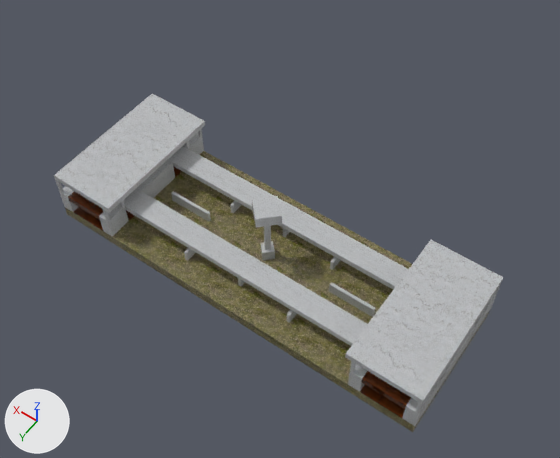
The glTF model assets/scene/map/Plopmap.gltf: old version first, new version second.
Both versions are drawn from a 50 mm camera at (-89.8, 118.8, 203.7) aimed at (-5.4, 0.7, 18.1). Every picture has the same lights, and +X, +Y and +Z are marked at lower left. Where no turn or scale is listed for an object, it has been applied to the vertices.

The scene before the commit, as lines of its bpy script (objects in view):
```python
ob_box = bpy.data.objects.new('Box', me_mesh_58)
ob_box.location = (0.0, 0.0, 2.0)
ob_box1 = bpy.data.objects.new('Box1', me_mesh_56)
ob_box1.location = (0.0, 0.0, 12.0)
ob_box2 = bpy.data.objects.new('Box2', me_mesh_57)
ob_box2.location = (0.0, 0.0, 22.0)
ob_ground = bpy.data.objects.new('Ground', me_mesh_0)
ob_ground.location = (0.0, 0.0, -2.0)
ob_obstacle1 = bpy.data.objects.new('Obstacle1', me_mesh_65)
ob_obstacle1.parent = ob_obstacles
ob_obstacle1.location = (0.0, -12.0, 0.0)
ob_obstacle1.scale = (1.0, 6.0, 4.0)
ob_obstacle4 = bpy.data.objects.new('Obstacle4', me_mesh_61)
ob_obstacle4.parent = ob_obstacles
ob_obstacle4.location = (20.0, -12.0, 0.0)
ob_obstacle4.scale = (1.0, 10.0, 4.0)
ob_zone1 = bpy.data.objects.new('Zone1', me_mesh_69)
ob_zone1.parent = ob_zone
ob_zone1.location = (0.0, -24.5, 0.0)
ob_zone1.scale = (136.0, 1.0, 50.0)
ob_zone2 = bpy.data.objects.new('Zone2', me_mesh_67)
ob_zone2.parent = ob_zone
ob_zone2.location = (0.0, 24.5, 0.0)
ob_zone2.scale = (136.0, 1.0, 50.0)
ob_zone3 = bpy.data.objects.new('Zone3', me_mesh_68)
ob_zone3.parent = ob_zone
ob_zone3.location = (-68.5, 0.0, 0.0)
ob_zone3.rotation_euler = (0.0, 0.0, 1.571)  # degrees (0, 0, 90)
ob_zone3.scale = (50.0, 1.0, 50.0)
# also in view: 'Ceil' at (56.0, 0.0, 15.0); 'Ceil1' at (-56.0, 0.0, 15.0); 'Passerelle1' at (0.0, -12.0, 7.0); 'Zone4' at (68.5, 0.0, 21.0)
```
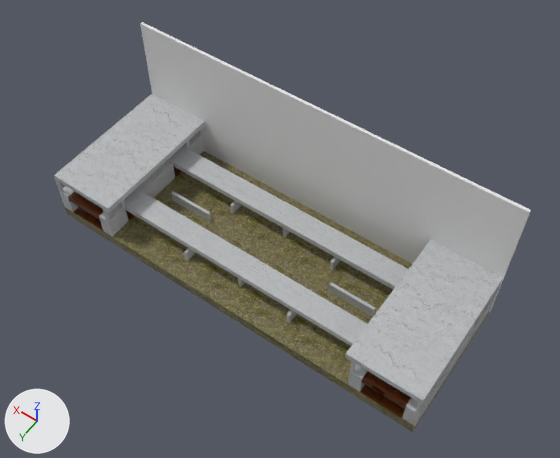
Boxes (x1, y1, x2, y2) around the edits, measured in the pictures (560 x 458 px):
'Zone2', recoloured: (258, 239, 328, 282) in both
'Zone1', recoloured: (140, 22, 531, 271) in both
'Zone3', recoloured: (487, 210, 534, 314) in both
'Box2', deleted: before (252, 196, 282, 227)
'Box1', deleted: before (264, 226, 271, 245)

The change, as a diff of the scene's bpy script:
```diff
--- a/assets/scene/map/Plopmap.gltf.py
+++ b/assets/scene/map/Plopmap.gltf.py
@@ me_mesh_64 @@
 me_mesh_64.from_pydata(...)  # 8 vertices, 12 faces; spans x -0.5..0.5, y -0.5..0.5, z -0.5..0.5
-me_mesh_64.materials.append(mat_pierre)
+me_mesh_64.materials.append(mat_transparent)  # light grey #d8d8d8
@@ me_mesh_65 @@
 me_mesh_65.from_pydata(...)  # 8 vertices, 12 faces; spans x -0.5..0.5, y -0.5..0.5, z -0.5..0.5
-me_mesh_65.materials.append(mat_pierre)
+me_mesh_65.materials.append(mat_transparent)  # light grey #d8d8d8
@@ me_mesh_66 @@
 me_mesh_66.from_pydata(...)  # 8 vertices, 12 faces; spans x -0.5..0.5, y -0.5..0.5, z -0.5..0.5
-me_mesh_66.materials.append(mat_pierre)
@@ me_mesh_58_1 @@
+me_mesh_58_1.from_pydata(...)  # a box spanning x -0.5..0.5, y -0.5..0.5, z -0.5..0.5
+me_mesh_58_1.materials.append(mat_pierre)
@@ ob_box1 @@
-ob_box1 = bpy.data.objects.new('Box1', me_mesh_56)
-ob_box1.location = (0.0, 0.0, 12.0)
@@ ob_box2 @@
-ob_box2 = bpy.data.objects.new('Box2', me_mesh_57)
-ob_box2.location = (0.0, 0.0, 22.0)
@@ ob_box @@
-ob_box = bpy.data.objects.new('Box', me_mesh_58)
-ob_box.location = (0.0, 0.0, 2.0)
@@ ob_obstacle4 @@
-ob_obstacle4 = bpy.data.objects.new('Obstacle4', me_mesh_61)
+ob_obstacle4 = bpy.data.objects.new('Obstacle4', me_mesh_58_1)
 ob_obstacle4.parent = ob_obstacles
@@ ob_obstacle5 @@
-ob_obstacle5 = bpy.data.objects.new('Obstacle5', me_mesh_62)
+ob_obstacle5 = bpy.data.objects.new('Obstacle5', me_mesh_59)
 ob_obstacle5.parent = ob_obstacles
@@ ob_obstacle1 @@
-ob_obstacle1 = bpy.data.objects.new('Obstacle1', me_mesh_65)
+ob_obstacle1 = bpy.data.objects.new('Obstacle1', me_mesh_62)
 ob_obstacle1.parent = ob_obstacles
@@ ob_zone2 @@
-ob_zone2 = bpy.data.objects.new('Zone2', me_mesh_67)
+ob_zone2 = bpy.data.objects.new('Zone2', me_mesh_64)
 ob_zone2.parent = ob_zone
@@ ob_zone3 @@
-ob_zone3 = bpy.data.objects.new('Zone3', me_mesh_68)
+ob_zone3 = bpy.data.objects.new('Zone3', me_mesh_65)
 ob_zone3.parent = ob_zone
@@ ob_zone1 @@
-ob_zone1 = bpy.data.objects.new('Zone1', me_mesh_69)
+ob_zone1 = bpy.data.objects.new('Zone1', me_mesh_66)
 ob_zone1.parent = ob_zone
@@ ob_zone4 @@
-ob_zone4 = bpy.data.objects.new('Zone4', me_mesh_70)
+ob_zone4 = bpy.data.objects.new('Zone4', me_mesh_67)
 ob_zone4.parent = ob_zone
```
